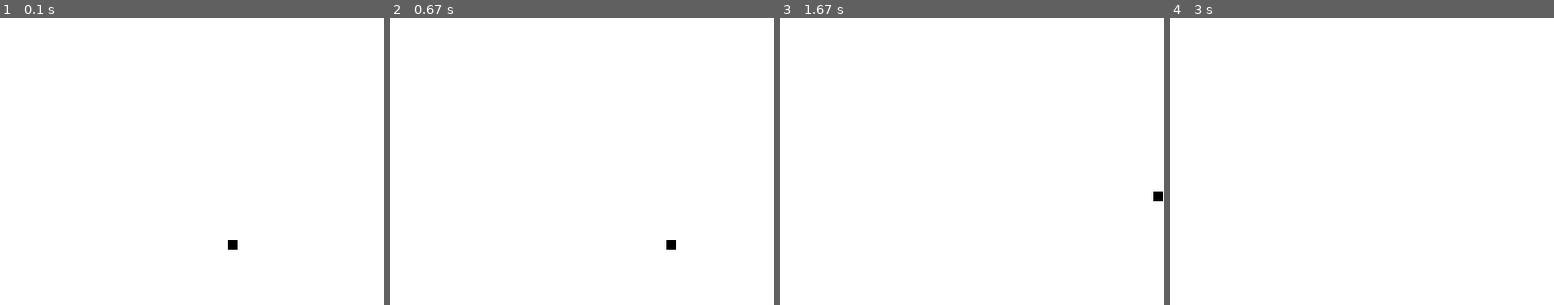
Above: before the commit, frames 1-4 (left to right).
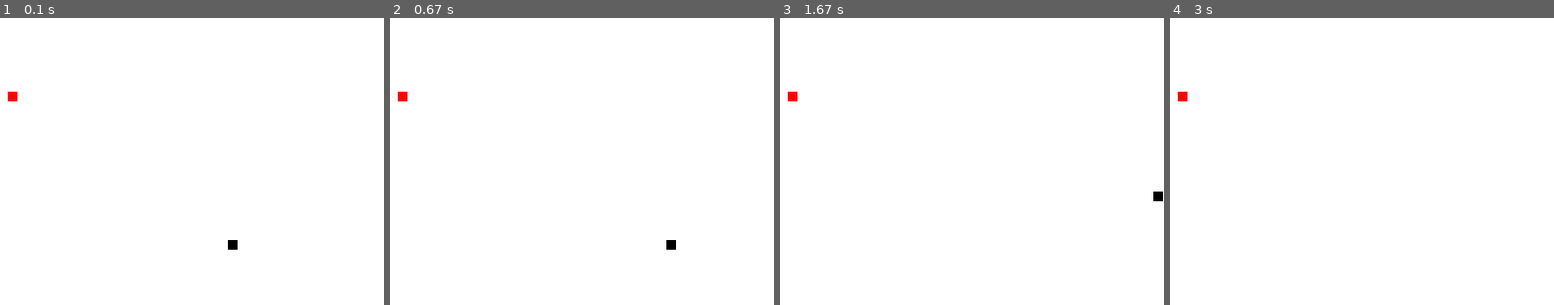
Above: after the commit, the same moments.

Repository: tyagivinit19/SnakePygame
Game: pygame game, started from Snake.py
Two runs of this game, one before a commit and one after it. Both use one fixed random seed, a clock stepped at 60 frames per second and the inputs below.
Inputs:
- Up to frame 1 (0.1 s): no input
- Up to frame 2 (0.67 s): hold Right from 0.33 s (still down)
- Up to frame 3 (1.67 s): release Right at 0.8 s; hold Up 0.83-1.13 s; hold Right 1.17-1.63 s
- Up to frame 4 (3 s): hold Left 1.67-2.2 s; hold Down 2.23-2.53 s; hold Left 2.57-2.97 s
The pictures show only the part of the screen within x 20-70%, y 11-61%; the shares and areas given below are measured in that part.

The runs differ from the first frame. In frame 1, less than 0.1% of the frame differs, in the area x 2-5%, y 25-30%; in frame 2, less than 0.1%; in frame 3, less than 0.1%; in frame 4, less than 0.1%.

Commit message:
boundary bug removed , bug free program untill now.

Diff:
--- a/Snake.py
+++ b/Snake.py
@@ -1,3 +1,5 @@
+from random import randrange
+
 import pygame
 
 pygame.init()
@@ -18,6 +20,14 @@
 
 clock = pygame.time.Clock()
 
+font = pygame.font.SysFont(None, 25)
+
+
+def scoreDisplay(score, color):
+    text = font.render(score, True, color)
+    gameDisplay.blit(text, [300, 300])
+    print("msg")
+
 
 def snake():
     gameExit = False
@@ -29,38 +39,43 @@
     keyX = True
     keyY = True
 
+    foodX = randrange(10, 780)
+    foodY = randrange(10, 580)
+
+    score = 0
+
     snakeX = []
     snakeY = []
 
     while not gameExit:
         for event in pygame.event.get():
-            print(event)
+            # print(event)
             if event.type == pygame.QUIT:
                 gameExit = True
 
             if event.type == pygame.KEYDOWN:
-                if event.key == pygame.K_LEFT and keyY:
+                if event.key == pygame.K_LEFT and keyY and not lead_x == 10:
                     lead_x_change = -blockSize
                     lead_y_change = 0
                     keyX = True
                     keyY = False
                     print("left")
 
-                elif event.key == pygame.K_RIGHT and keyY:
+                elif event.key == pygame.K_RIGHT and keyY and not lead_x == 780:
                     lead_x_change = blockSize
                     lead_y_change = 0
                     keyX = True
                     keyY = False
                     print("right")
 
-                elif event.key == pygame.K_UP and keyX:
+                elif event.key == pygame.K_UP and keyX and not lead_y == 10:
                     lead_y_change = -blockSize
                     lead_x_change = 0
                     keyX = False
                     keyY = True
                     print("up")
 
-                elif event.key == pygame.K_DOWN and keyX:
+                elif event.key == pygame.K_DOWN and keyX and not lead_y == 580:
                     lead_y_change = blockSize
                     lead_x_change = 0
                     keyX = False
@@ -76,24 +91,30 @@
             # keyX = True
             # keyY = False
 
-        if lead_y >= displayY - 20 or lead_y < 0 + 20 :
+        if lead_y >= displayY - 20 or lead_y < 0 + 20:
             lead_y_change = 0
             # lead_x_change = blockSize
             # keyY = True
             # keyX = False
 
+        # print(lead_x, lead_y)
 
-
-        print(lead_x, lead_y)
+        if foodX - 10 <= lead_x <= foodX + 10 and foodY - 10 <= lead_y <= foodY + 10:
+            foodX = randrange(10, 780)
+            foodY = randrange(10, 580)
+            score = score + 1
+            scoreDisplay("you", red)
+            # pygame.display.update()
 
         gameDisplay.fill(white)
         pygame.draw.rect(gameDisplay, black, [lead_x, lead_y, blockSize, blockSize])
+
         pygame.draw.rect(gameDisplay, red, [0, 0, 10, 600])
         pygame.draw.rect(gameDisplay, red, [0, 0, 800, 10])
         pygame.draw.rect(gameDisplay, red, [0, 590, 800, 10])
         pygame.draw.rect(gameDisplay, red, [790, 0, 10, 600])
 
-        # pygame.draw.rect(gameDisplay, red, [400, 300, 10, 10])
+        pygame.draw.rect(gameDisplay, red, [foodX, foodY, 10, 10])
 
         pygame.display.update()
 
